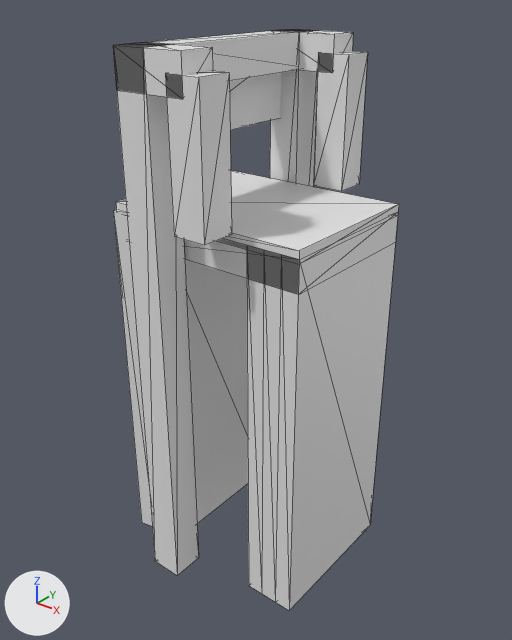
A saved change to the glTF model models/lopik/lopik-brug-a96d0949/lopik-brug-a96d0949.glb.
The view is the same before and after, from a 50 mm camera at (10.88, -13.62, 5.56) aimed at (-0.01, -0.01, -2.88). The axes (+X, +Y, +Z) are drawn at lower left. The lights are the same throughout. The picture after the commit comes second. Mesh edges are drawn as thin lines.

Objects in the first picture: 'building:balans', 'building:balans 2', 'building:contragewicht', 'building:hamei', 'building:hamei 2', 'building:hangstang', 'building:hangstang 2', 'building:portaal', 'road:dek', 'road:landhoofd (aangenomen)', 'road:landhoofd (aangenomen) 2', 'road:rijbaan lokale weg'.
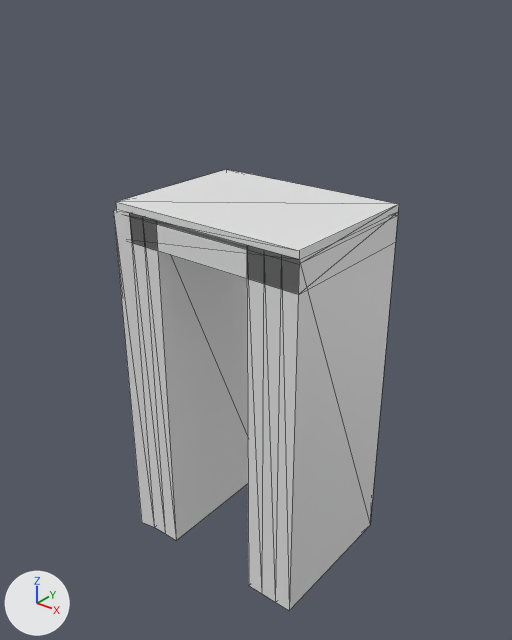
Boxes [x1, y1, x2, y2] around the edits, measured in the pictures (512 x 640 px):
```json
{"object": "building:hamei 2", "change": "deleted", "before": [114, 42, 199, 576]}
{"object": "building:hangstang 2", "change": "deleted", "before": [166, 71, 232, 245]}
{"object": "building:hangstang", "change": "deleted", "before": [313, 51, 368, 191]}
{"object": "building:hamei", "change": "deleted", "before": [270, 29, 318, 187]}
{"object": "building:portaal", "change": "deleted", "before": [137, 30, 299, 81]}
{"object": "building:balans 2", "change": "deleted", "before": [113, 42, 213, 99]}
{"object": "building:contragewicht", "change": "deleted", "before": [230, 73, 281, 130]}
{"object": "building:balans", "change": "deleted", "before": [280, 29, 353, 73]}
```

Edits to the scene script, one JSON object a line:
```json
{"op": "remove", "block": "ob_building_hamei", "code": ["ob_building_hamei = bpy.data.objects.new('building:hamei', me_hamei)", "ob_building_hamei.location = (0.0, 0.0, 0.0)"]}
{"op": "remove", "block": "ob_building_hamei_2", "code": ["ob_building_hamei_2 = bpy.data.objects.new('building:hamei 2', me_hamei_2)", "ob_building_hamei_2.location = (0.0, 0.0, 0.0)"]}
{"op": "remove", "block": "ob_building_portaal", "code": ["ob_building_portaal = bpy.data.objects.new('building:portaal', me_portaal)", "ob_building_portaal.location = (0.0, 0.0, 0.0)"]}
{"op": "remove", "block": "ob_building_balans", "code": ["ob_building_balans = bpy.data.objects.new('building:balans', me_balans)", "ob_building_balans.location = (0.0, 0.0, 0.0)"]}
{"op": "remove", "block": "ob_building_hangstang", "code": ["ob_building_hangstang = bpy.data.objects.new('building:hangstang', me_hangstang)", "ob_building_hangstang.location = (0.0, 0.0, 0.0)"]}
{"op": "remove", "block": "ob_building_balans_2", "code": ["ob_building_balans_2 = bpy.data.objects.new('building:balans 2', me_balans_2)", "ob_building_balans_2.location = (0.0, 0.0, 0.0)"]}
{"op": "remove", "block": "ob_building_hangstang_2", "code": ["ob_building_hangstang_2 = bpy.data.objects.new('building:hangstang 2', me_hangstang_2)", "ob_building_hangstang_2.location = (0.0, 0.0, 0.0)"]}
{"op": "remove", "block": "ob_building_contragewicht", "code": ["ob_building_contragewicht = bpy.data.objects.new('building:contragewicht', me_contragewicht)", "ob_building_contragewicht.location = (0.0, 0.0, 0.0)"]}
```
